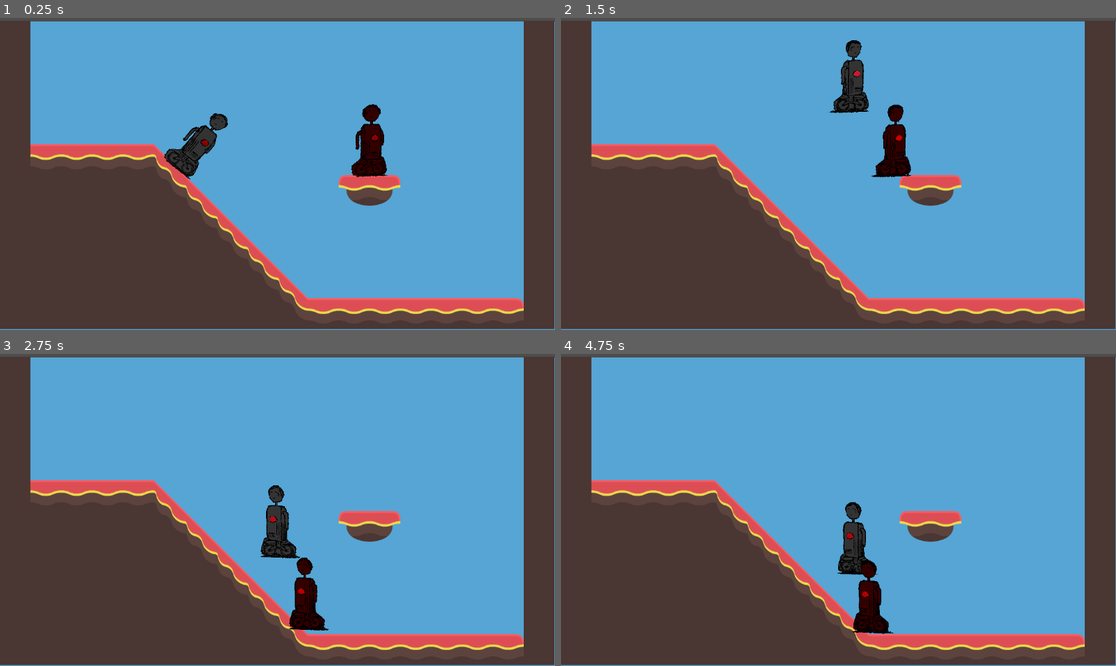
Above: before the commit, frames 1-4 (two rows, left to right).
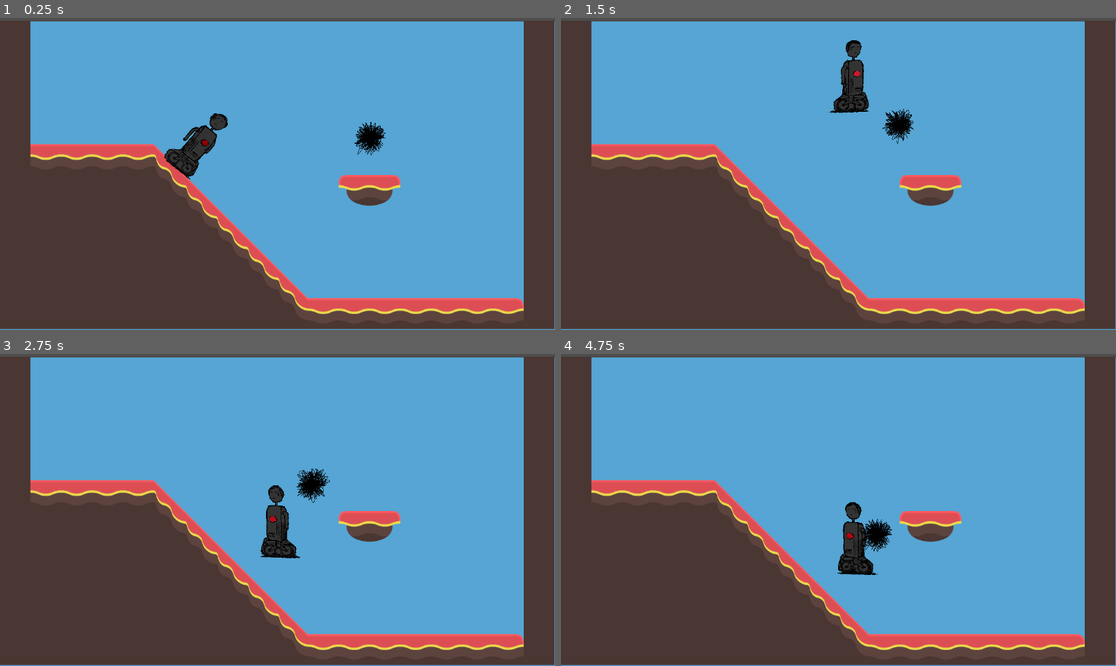
Above: after the commit, the same moments.

Repository: legendarysandbird/3mc-game
Game: Godot game, scene res://scenes/temp_level.tscn
Same seed, same stepped clock (60 frames per second), same inputs: the game is played once before the commit and once after it.
Inputs:
- Up to frame 1 (0.25 s): no input
- Up to frame 2 (1.5 s): hold D (player_right) from 0.53 s (still down); tap Space (player_jump) at 0.77 s
- Up to frame 3 (2.75 s): tap Space (player_jump) at 1.52 s; release D (player_right) at 2.03 s; hold A (player_left) from 2.03 s (still down)
- Up to frame 4 (4.75 s): release A (player_left) at 2.78 s; hold D (player_right) 2.78-4.28 s; tap Space (player_jump) at 3.02, 3.77, 4.52 s; hold A (player_left) from 4.28 s (still down)

The runs differ from the first frame. In frame 1, 1.0% of the frame differs, in the area x 63-70%, y 27-52%; in frame 2, 1.0%; in frame 3, 1.3%, in the area x 52-60%, y 36-89%; in frame 4, 1.3%.

Commit message:
Finish Setting Up Enemy Animations (#18)
* Finish setting up enemy animations

* aggro spriteframe stuffs

---------

Co-authored-by: SweatyCarrot <cosmith541@gmail.com>

Diff:
--- a/assets/enemies_temp/enemy-01_singularity/enemy-01.tscn
+++ /dev/null
@@ -1,71 +0,0 @@
-[gd_scene load_steps=14 format=3 uid="uid://djqcpxtwnpmug"]
-
-[ext_resource type="Texture2D" uid="uid://bq058287k5td8" path="res://assets/enemies_temp/enemy-01_singularity/aggro/Singularity-idle-01.png" id="1_ko0vm"]
-[ext_resource type="Texture2D" uid="uid://ckajg08p5m3pk" path="res://assets/enemies_temp/enemy-01_singularity/aggro/Singularity-idle-02.png" id="2_5dij8"]
-[ext_resource type="Texture2D" uid="uid://c5qyrhsok7enr" path="res://assets/enemies_temp/enemy-01_singularity/aggro/Singularity-idle-03.png" id="3_mjek2"]
-[ext_resource type="Texture2D" uid="uid://ckgf7cq4uh4oq" path="res://assets/enemies_temp/enemy-01_singularity/aggro/Singularity-idle-04.png" id="4_4clpu"]
-[ext_resource type="Texture2D" uid="uid://csmh618ekstc4" path="res://assets/enemies_temp/enemy-01_singularity/aggro/Singularity-idle-05.png" id="5_vi41h"]
-[ext_resource type="Texture2D" uid="uid://c382ggh4ljjm7" path="res://assets/enemies_temp/enemy-01_singularity/aggro/Singularity-idle-06.png" id="6_u6815"]
-[ext_resource type="Texture2D" uid="uid://w1uqcrfpbwa0" path="res://assets/enemies_temp/enemy-01_singularity/idle/Singularity-idle-01.png" id="7_rswm2"]
-[ext_resource type="Texture2D" uid="uid://biww51sikbddw" path="res://assets/enemies_temp/enemy-01_singularity/idle/Singularity-idle-02.png" id="8_fa78h"]
-[ext_resource type="Texture2D" uid="uid://ik3sk30x1k4p" path="res://assets/enemies_temp/enemy-01_singularity/idle/Singularity-idle-03.png" id="9_52mdy"]
-[ext_resource type="Texture2D" uid="uid://dwd7qicvb63ny" path="res://assets/enemies_temp/enemy-01_singularity/idle/Singularity-idle-04.png" id="10_ncspv"]
-[ext_resource type="Texture2D" uid="uid://d1juvqb3dbpss" path="res://assets/enemies_temp/enemy-01_singularity/idle/Singularity-idle-05.png" id="11_v3ve2"]
-[ext_resource type="Texture2D" uid="uid://cehniqydpave1" path="res://assets/enemies_temp/enemy-01_singularity/idle/Singularity-idle-06.png" id="12_khph8"]
-
-[sub_resource type="SpriteFrames" id="SpriteFrames_vshb0"]
-animations = [{
-"frames": [{
-"duration": 1.0,
-"texture": ExtResource("1_ko0vm")
-}, {
-"duration": 1.0,
-"texture": ExtResource("2_5dij8")
-}, {
-"duration": 1.0,
-"texture": ExtResource("3_mjek2")
-}, {
-"duration": 1.0,
-"texture": ExtResource("4_4clpu")
-}, {
-"duration": 1.0,
-"texture": ExtResource("5_vi41h")
-}, {
-"duration": 1.0,
-"texture": ExtResource("6_u6815")
-}],
-"loop": true,
-"name": &"aggro",
-"speed": 20.0
-}, {
-"frames": [{
-"duration": 1.0,
-"texture": ExtResource("7_rswm2")
-}, {
-"duration": 1.0,
-"texture": ExtResource("8_fa78h")
-}, {
-"duration": 1.0,
-"texture": ExtResource("9_52mdy")
-}, {
-"duration": 1.0,
-"texture": ExtResource("10_ncspv")
-}, {
-"duration": 1.0,
-"texture": ExtResource("11_v3ve2")
-}, {
-"duration": 1.0,
-"texture": ExtResource("12_khph8")
-}],
-"loop": true,
-"name": &"idle",
-"speed": 15.0
-}]
-
-[node name="enemy-01" type="Node2D"]
-
-[node name="AnimatedSprite2D" type="AnimatedSprite2D" parent="."]
-sprite_frames = SubResource("SpriteFrames_vshb0")
-animation = &"idle"
-frame = 2
-frame_progress = 0.210058
--- a/scenes/enemy.tscn
+++ b/scenes/enemy.tscn
@@ -1,79 +1,71 @@
-[gd_scene load_steps=19 format=3 uid="uid://cnlqagmncoame"]
+[gd_scene load_steps=13 format=3 uid="uid://cnlqagmncoame"]
 
-[ext_resource type="Script" path="res://scripts/enemy.gd" id="1_jn7qj"]
-[ext_resource type="Texture2D" uid="uid://bxh0wbntv122n" path="res://assets/player_temp/idle/01-idle-1024.png" id="2_4ub55"]
-[ext_resource type="Texture2D" uid="uid://b3u0ghefpo3wn" path="res://assets/player_temp/idle/02-idle-1024.png" id="3_i0tgb"]
-[ext_resource type="Texture2D" uid="uid://bumcsnto8n21k" path="res://assets/player_temp/idle/03-idle-1024.png" id="4_7icuc"]
-[ext_resource type="Texture2D" uid="uid://3cvli0aqt613" path="res://assets/player_temp/idle/04-idle-1024.png" id="5_hv3tb"]
-[ext_resource type="Texture2D" uid="uid://bkkfsp304diqe" path="res://assets/player_temp/idle/05-idle-1024.png" id="6_ih8vl"]
-[ext_resource type="Texture2D" uid="uid://c5i2q0vgavhyc" path="res://assets/player_temp/idle/06-idle-1024.png" id="7_x8vj4"]
-[ext_resource type="Texture2D" uid="uid://d31vurkgui1kb" path="res://assets/player_temp/walk/01-H34R1L355-character-LR-1024px.png" id="8_q6mpu"]
-[ext_resource type="Texture2D" uid="uid://bv8tyxol2vde1" path="res://assets/player_temp/walk/02-H34R1L355-character-LR-1024px.png" id="9_5jv3k"]
-[ext_resource type="Texture2D" uid="uid://dik6ocyepiqwy" path="res://assets/player_temp/walk/03-H34R1L355-character-LR-1024px.png" id="10_mqw3b"]
-[ext_resource type="Texture2D" uid="uid://cv7447t4rdl0o" path="res://assets/player_temp/walk/04-H34R1L355-character-LR-1024px.png" id="11_1111u"]
-[ext_resource type="Texture2D" uid="uid://dfx3u064ge7xg" path="res://assets/player_temp/walk/05-H34R1L355-character-LR-1024px.png" id="12_daan2"]
-[ext_resource type="Texture2D" uid="uid://76huyjy2jd2w" path="res://assets/player_temp/walk/06-H34R1L355-character-LR-1024px.png" id="13_bvnx8"]
-[ext_resource type="Script" path="res://scripts/player_animation.gd" id="14_ojxe6"]
+[ext_resource type="Script" path="res://scripts/enemy/enemy.gd" id="1_jn7qj"]
+[ext_resource type="Texture2D" uid="uid://w1uqcrfpbwa0" path="res://assets/enemies_temp/enemy-01_singularity/idle/Singularity-idle-01.png" id="8_6w8d1"]
+[ext_resource type="Texture2D" uid="uid://biww51sikbddw" path="res://assets/enemies_temp/enemy-01_singularity/idle/Singularity-idle-02.png" id="9_btwad"]
+[ext_resource type="Texture2D" uid="uid://ik3sk30x1k4p" path="res://assets/enemies_temp/enemy-01_singularity/idle/Singularity-idle-03.png" id="10_7ukgf"]
+[ext_resource type="Texture2D" uid="uid://dwd7qicvb63ny" path="res://assets/enemies_temp/enemy-01_singularity/idle/Singularity-idle-04.png" id="11_kwa08"]
+[ext_resource type="Texture2D" uid="uid://d1juvqb3dbpss" path="res://assets/enemies_temp/enemy-01_singularity/idle/Singularity-idle-05.png" id="12_ov0go"]
+[ext_resource type="Texture2D" uid="uid://cehniqydpave1" path="res://assets/enemies_temp/enemy-01_singularity/idle/Singularity-idle-06.png" id="13_gdfry"]
+[ext_resource type="Script" path="res://scripts/enemy/enemy_animation.gd" id="14_faaic"]
 
 [sub_resource type="SpriteFrames" id="SpriteFrames_tc6bn"]
 animations = [{
 "frames": [{
 "duration": 1.0,
-"texture": ExtResource("2_4ub55")
+"texture": ExtResource("8_6w8d1")
 }, {
 "duration": 1.0,
-"texture": ExtResource("3_i0tgb")
+"texture": ExtResource("9_btwad")
 }, {
 "duration": 1.0,
-"texture": ExtResource("4_7icuc")
+"texture": ExtResource("10_7ukgf")
 }, {
 "duration": 1.0,
-"texture": ExtResource("5_hv3tb")
+"texture": ExtResource("11_kwa08")
 }, {
 "duration": 1.0,
-"texture": ExtResource("6_ih8vl")
+"texture": ExtResource("12_ov0go")
 }, {
 "duration": 1.0,
-"texture": ExtResource("7_x8vj4")
+"texture": ExtResource("13_gdfry")
+}],
+"loop": true,
+"name": &"aggro",
+"speed": 20.0
+}, {
+"frames": [{
+"duration": 1.0,
+"texture": ExtResource("8_6w8d1")
+}, {
+"duration": 1.0,
+"texture": ExtResource("9_btwad")
+}, {
+"duration": 1.0,
+"texture": ExtResource("10_7ukgf")
+}, {
+"duration": 1.0,
+"texture": ExtResource("11_kwa08")
+}, {
+"duration": 1.0,
+"texture": ExtResource("12_ov0go")
+}, {
+"duration": 1.0,
+"texture": ExtResource("13_gdfry")
 }],
 "loop": true,
 "name": &"idle",
-"speed": 15.0
-}, {
-"frames": [{
-"duration": 1.0,
-"texture": ExtResource("8_q6mpu")
-}, {
-"duration": 1.0,
-"texture": ExtResource("9_5jv3k")
-}, {
-"duration": 1.0,
-"texture": ExtResource("10_mqw3b")
-}, {
-"duration": 1.0,
-"texture": ExtResource("11_1111u")
-}, {
-"duration": 1.0,
-"texture": ExtResource("12_daan2")
-}, {
-"duration": 1.0,
-"texture": ExtResource("13_bvnx8")
-}],
-"loop": true,
-"name": &"walk",
-"speed": 20.0
+"speed": 10.0
 }]
 
-[sub_resource type="CapsuleShape2D" id="CapsuleShape2D_fdknk"]
-radius = 28.0
-height = 146.0
+[sub_resource type="CircleShape2D" id="CircleShape2D_gu2ut"]
+radius = 27.0
 
 [sub_resource type="CircleShape2D" id="CircleShape2D_648yb"]
 radius = 259.017
 
-[sub_resource type="CapsuleShape2D" id="CapsuleShape2D_1aotc"]
-radius = 27.0
-height = 144.0
+[sub_resource type="CircleShape2D" id="CircleShape2D_ar18r"]
+radius = 27.1662
 
 [node name="Enemy" type="CharacterBody2D"]
 modulate = Color(1, 0, 0, 1)
@@ -82,16 +74,15 @@
 script = ExtResource("1_jn7qj")
 metadata/_edit_group_ = true
 
-[node name="AnimatedSprite2D" type="AnimatedSprite2D" parent="." node_paths=PackedStringArray("player")]
+[node name="AnimatedSprite2D" type="AnimatedSprite2D" parent="." node_paths=PackedStringArray("enemy")]
 scale = Vector2(0.15, 0.15)
 sprite_frames = SubResource("SpriteFrames_tc6bn")
-animation = &"idle"
-script = ExtResource("14_ojxe6")
-player = NodePath("..")
+animation = &"aggro"
+script = ExtResource("14_faaic")
+enemy = NodePath("..")
 
 [node name="CollisionShape2D" type="CollisionShape2D" parent="."]
-position = Vector2(5, -2)
-shape = SubResource("CapsuleShape2D_fdknk")
+shape = SubResource("CircleShape2D_gu2ut")
 
 [node name="DetectionDistance" type="Area2D" parent="."]
 collision_layer = 0
@@ -106,5 +97,4 @@
 collision_mask = 2
 
 [node name="CollisionShape2D" type="CollisionShape2D" parent="DeathCollision"]
-position = Vector2(5, -2)
-shape = SubResource("CapsuleShape2D_1aotc")
+shape = SubResource("CircleShape2D_ar18r")
--- a/scenes/player.tscn
+++ b/scenes/player.tscn
@@ -1,12 +1,12 @@
 [gd_scene load_steps=17 format=3 uid="uid://cj03ghl2j3ane"]
 
-[ext_resource type="Script" path="res://scripts/player.gd" id="1_au5g1"]
+[ext_resource type="Script" path="res://scripts/player/player.gd" id="1_au5g1"]
 [ext_resource type="Texture2D" uid="uid://bxh0wbntv122n" path="res://assets/player_temp/idle/01-idle-1024.png" id="2_42ulj"]
 [ext_resource type="Texture2D" uid="uid://b3u0ghefpo3wn" path="res://assets/player_temp/idle/02-idle-1024.png" id="3_xurhf"]
 [ext_resource type="Texture2D" uid="uid://bumcsnto8n21k" path="res://assets/player_temp/idle/03-idle-1024.png" id="4_y631u"]
 [ext_resource type="Texture2D" uid="uid://3cvli0aqt613" path="res://assets/player_temp/idle/04-idle-1024.png" id="5_t6pfu"]
 [ext_resource type="Texture2D" uid="uid://bkkfsp304diqe" path="res://assets/player_temp/idle/05-idle-1024.png" id="6_q58ac"]
-[ext_resource type="Script" path="res://scripts/player_animation.gd" id="6_xqplr"]
+[ext_resource type="Script" path="res://scripts/player/player_animation.gd" id="6_xqplr"]
 [ext_resource type="Texture2D" uid="uid://c5i2q0vgavhyc" path="res://assets/player_temp/idle/06-idle-1024.png" id="7_lrxu8"]
 [ext_resource type="Texture2D" uid="uid://d31vurkgui1kb" path="res://assets/player_temp/walk/01-H34R1L355-character-LR-1024px.png" id="8_7ejap"]
 [ext_resource type="Texture2D" uid="uid://bv8tyxol2vde1" path="res://assets/player_temp/walk/02-H34R1L355-character-LR-1024px.png" id="9_cnupl"]
--- a/scripts/enemy.gd
+++ b/scripts/enemy/enemy.gd
@@ -5,7 +5,6 @@
 @onready var player: Player = get_tree().get_first_node_in_group(Groups.PLAYER)
 @onready var detectionArea: Area2D = $DetectionDistance
 @onready var deathArea: Area2D = $DeathCollision
-var gravity: float = ProjectSettings.get_setting("physics/2d/default_gravity")
 
 var calculated_velocity: Vector2
 var player_detected: bool
@@ -19,18 +18,16 @@
 	detectionArea.body_exited.connect(on_distance_detection_body_exited)
 	deathArea.body_entered.connect(on_death_detection_body_entered)
 
-func _physics_process(delta: float) -> void:
-	var x: float = calculate_horizontal_movement()
-	var y: float = 0.0 if is_on_floor() else velocity.y + gravity * delta
-
-	velocity = Vector2(x, y)
+func _physics_process(_delta: float) -> void:
+	velocity = calculate_velocity()
 	move_and_slide()
 
-func calculate_horizontal_movement() -> float:
+func calculate_velocity() -> Vector2:
 	if not player_detected:
-		return 0
+		return Vector2.ZERO
 
-	return -speed if global_position.x > player.global_position.x else speed
+	var direction: Vector2 = (player.global_position - global_position).normalized()
+	return direction * speed
 
 func on_distance_detection_body_entered(body: Node2D) -> void:
 	check_and_set_player_detected(body, true)
--- /dev/null
+++ b/scripts/enemy/enemy_animation.gd
@@ -0,0 +1,11 @@
+extends AnimatedSprite2D
+
+@export var enemy: CharacterBody2D
+
+func _ready() -> void:
+	assert(is_instance_valid(enemy))
+	play()
+
+func _process(_delta: float) -> void:
+	var animation_name: String = "aggro" if enemy.velocity != Vector2.ZERO else "idle"
+	set_animation(animation_name)
Binary file removed: assets/enemies_temp/enemy-01_singularity/aggro/Singularity-aggro-01.png
Not shown, removed: assets/enemies_temp/enemy-01_singularity/aggro/Singularity-aggro-01.png.import
Binary file removed: assets/enemies_temp/enemy-01_singularity/aggro/Singularity-aggro-02.png
Not shown, removed: assets/enemies_temp/enemy-01_singularity/aggro/Singularity-aggro-02.png.import
Binary file removed: assets/enemies_temp/enemy-01_singularity/aggro/Singularity-aggro-03.png
Not shown, removed: assets/enemies_temp/enemy-01_singularity/aggro/Singularity-aggro-03.png.import
Binary file removed: assets/enemies_temp/enemy-01_singularity/aggro/Singularity-aggro-04.png
Not shown, removed: assets/enemies_temp/enemy-01_singularity/aggro/Singularity-aggro-04.png.import
Binary file removed: assets/enemies_temp/enemy-01_singularity/aggro/Singularity-aggro-05.png
Not shown, removed: assets/enemies_temp/enemy-01_singularity/aggro/Singularity-aggro-05.png.import
Binary file removed: assets/enemies_temp/enemy-01_singularity/aggro/Singularity-aggro-06.png
Not shown, removed: assets/enemies_temp/enemy-01_singularity/aggro/Singularity-aggro-06.png.import
(and 2 more such lines)
